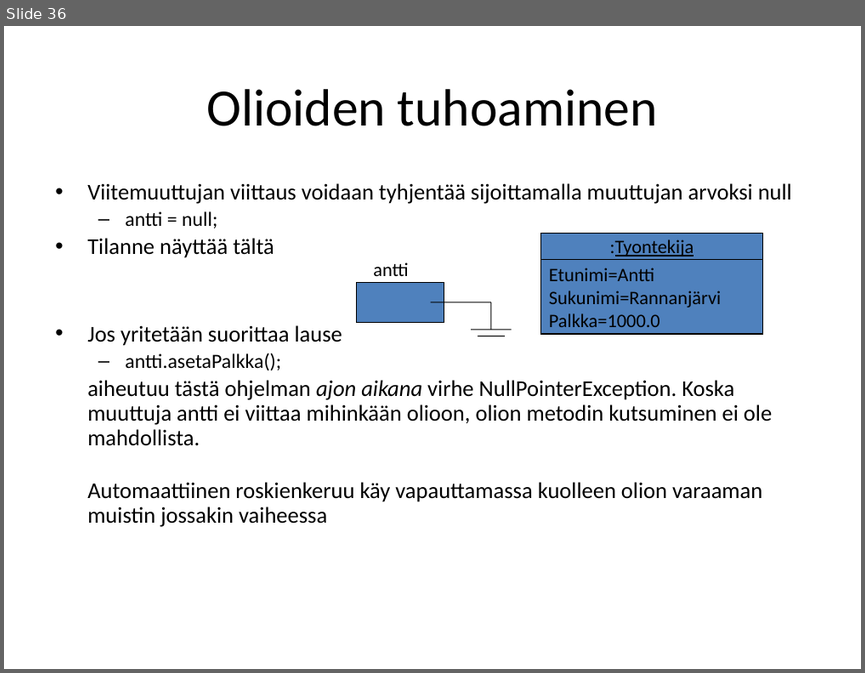
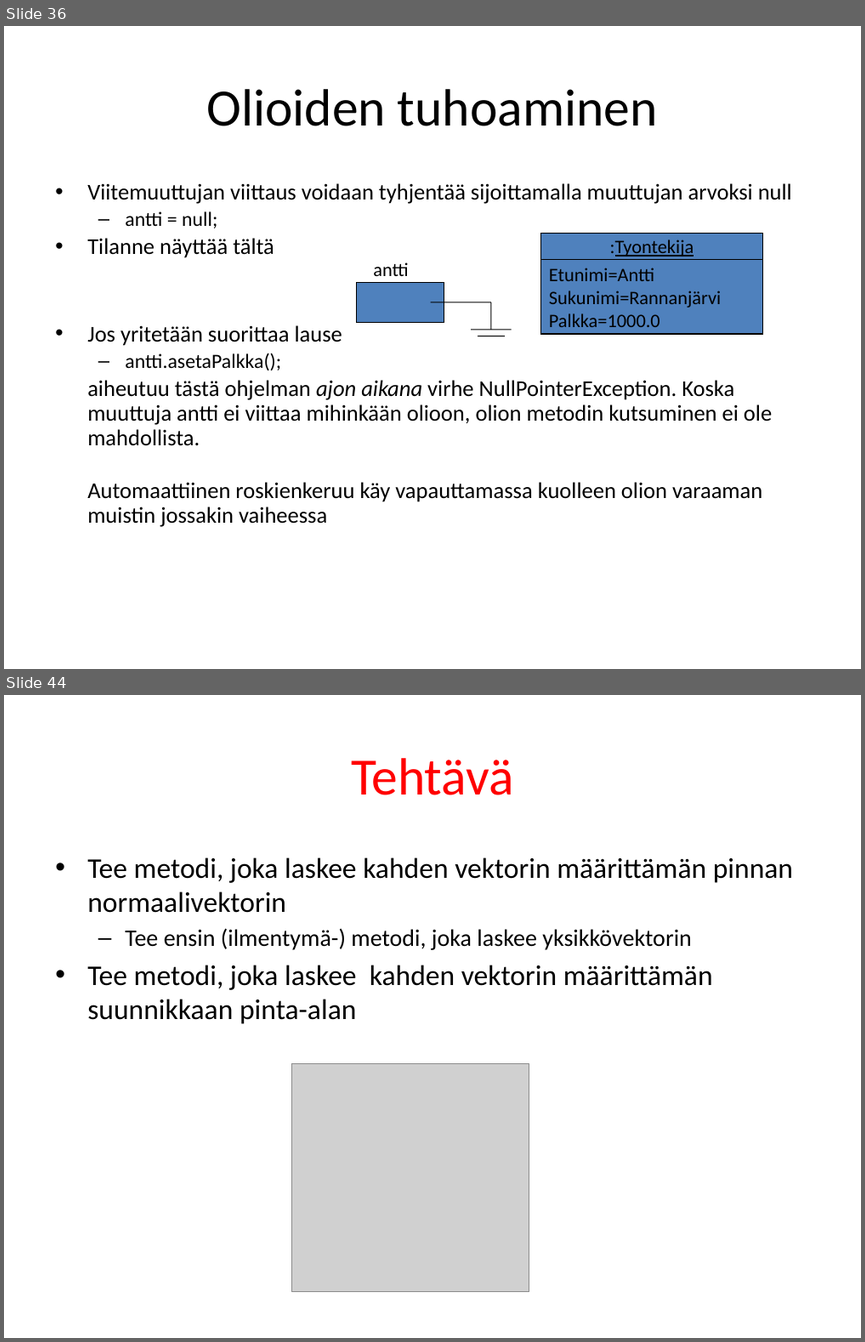
Before and after one commit to lpemake/TITE13oh, a slide deck: Olio-ohjelmointi.pptx. Shown one above the other, each under a label of ours: slide 36 before the commit, slides 36 and 44 after it; the slides between them are not shown. The pictures are 865x673 and 865x1342 pixels, drawn with LibreOffice and Linux fonts; fonts in the diff are those of the drawing; grey boxes stand for pictures. Boxes give left, top, right and bottom in pixels: in the first picture for what was removed or moved away, otherwise in the second. Text is boxed around its words. In the diff, an @@ line names an element or a change of style, - is before the commit and + after.

```diff
--- a/Olio-ohjelmointi.pptx
+++ b/Olio-ohjelmointi.pptx
@@ slide 44 added at (4,695,861,1338), background #FFFFFF @@
@@ title added at (351,758,514,795), 44 pt, text #FF0000 @@
+Tehtävä
@@ text added at (87,857,793,1024), 24 pt, text #000000 @@
+• Tee metodi, joka laskee kahden vektorin määrittämän pinnan normaalivektorin
+  – Tee ensin (ilmentymä-) metodi, joka laskee yksikkövektorin
+• Tee metodi, joka laskee kahden vektorin määrittämän suunnikkaan pinta-alan
@@ picture added at (292,1063,529,1292) @@
```
Also in this commit, not shown: 1 slide changed, 97 other slides added, 58 other files.
